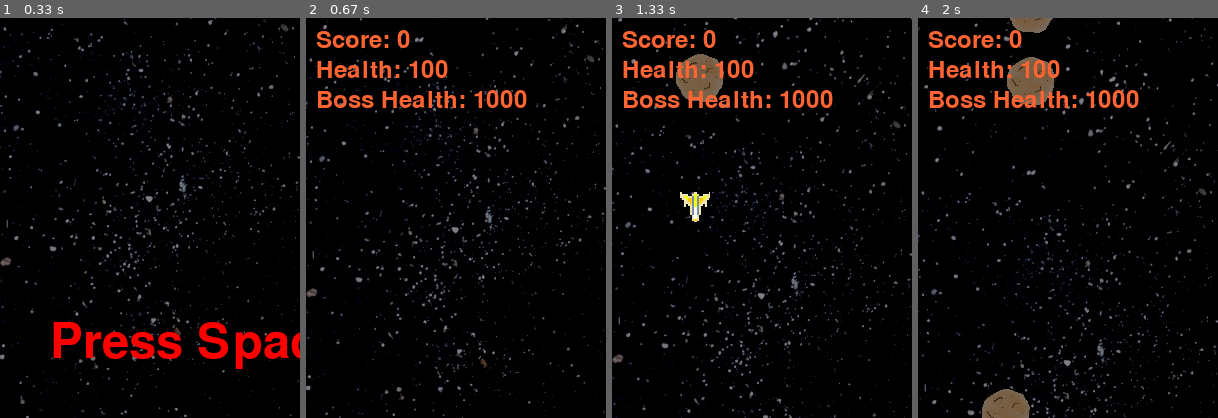
Above: before the commit, frames 1-4 (left to right).
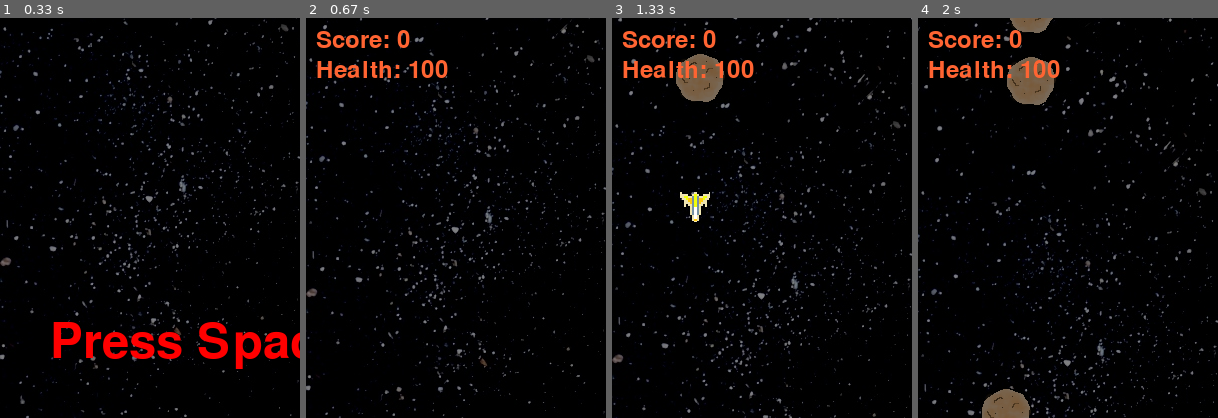
Above: after the commit, the same moments.

Repository: SteveHutchison/GroupPygame
Game: pygame game, started from Main.py
Same seed, same stepped clock (60 frames per second), same inputs: the game is played once before the commit and once after it.
Inputs:
- Up to frame 1 (0.33 s): no input
- Up to frame 2 (0.67 s): tap Space at 0.33 s
- Up to frame 3 (1.33 s): hold Right 0.67-1.13 s; tap Space at 0.73, 1.03, 1.23 s; hold Up from 1.17 s (still down)
- Up to frame 4 (2 s): release Up at 1.47 s; hold Right 1.5-1.97 s; tap Space at 1.57, 1.87 s
The pictures show only the part of the screen within x 0-50%, y 0-50%; the shares and areas given below are measured in that part.

Frame 1 is identical in both runs. In frame 2, 1.5% of the frame differs, in the area x 4-74%, y 18-23%; in frame 3, 1.5%; in frame 4, 1.5%.

Commit message:
made boss stats only draw when apropriate

Diff:
--- a/Main.py
+++ b/Main.py
@@ -113,8 +113,6 @@
 	HEALTHSIZE = 32
 	HEALTHSPEED = 6
 	healthpickups = []
-
-
 
 	fontRenderer = FontRenderer()
 	asteroids    = AsteroidFactory("M:/groupPy/img/Rock.png")
@@ -441,7 +439,9 @@
 			# draw the stats
 			fontRenderer.draw_stat("Score: ", player.score, (10,10), screen)
 			fontRenderer.draw_stat("Health: ", player.health, (10, 40), screen)
-			fontRenderer.draw_stat("Boss Health: ", boss_health, (10, 70), screen)
+
+			if bossfighters:
+				fontRenderer.draw_stat("Boss Health: ", boss_health, (10, 70), screen)
 
 			# draw the window onto the screen
 			pygame.display.update()
@@ -478,6 +478,7 @@
 						bossfighterCounter = 0
 						boss_health = 1000
 						gameOver = False
+
 						moveLeft = False
 						moveRight = False
 						moveDown = False
--- a/player.py
+++ b/player.py
@@ -20,3 +20,4 @@
 		self.x = 316
 		self.y = 700
 		self.shooting = False
+		self.power = 1
